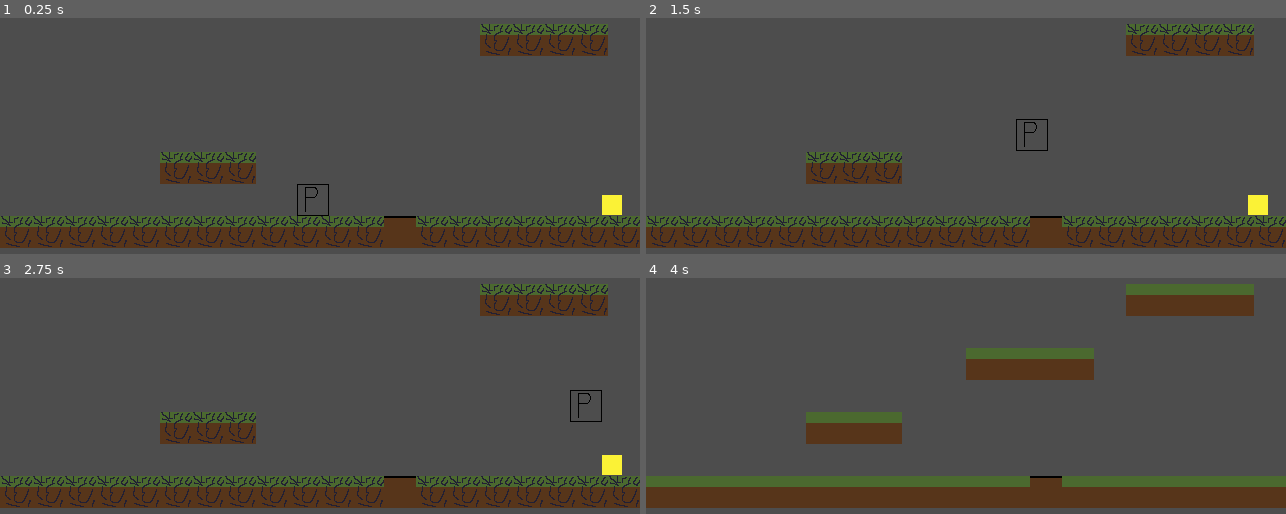
Above: before the commit, frames 1-4 (two rows, left to right).
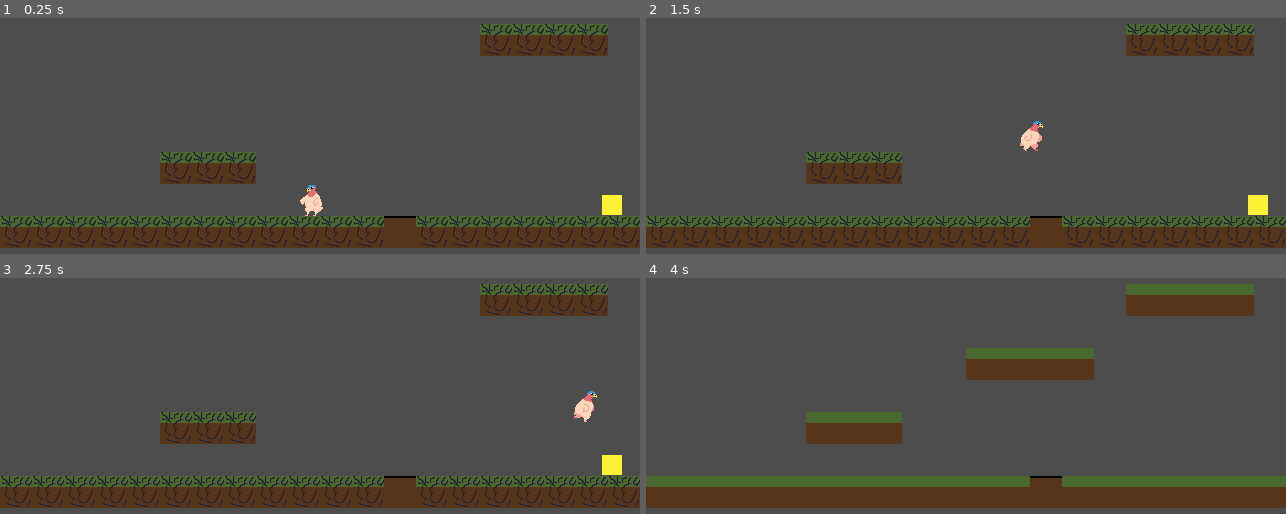
Above: after the commit, the same moments.

Repository: Kingslayer059/devlup-jam-2026
Game: Godot game, scene res://scenes/main/main_scene.tscn
Two runs of this game, one before a commit and one after it. Both use one fixed random seed, a clock stepped at 60 frames per second and the inputs below.
Inputs:
- Up to frame 1 (0.25 s): no input
- Up to frame 2 (1.5 s): tap Enter at 0.5 s; hold A (move) 0.53-1.28 s; hold Right (move_right) from 0.53 s (still down); tap Space (jump) at 0.77, 0.8, 1.07, 1.35 s
- Up to frame 3 (2.75 s): tap Space (jump) at 1.52, 1.82 s; tap A (move) at 1.55 s; release Right (move_right) at 2.03 s; hold S (climb_down) from 2.03 s (still down); hold Space (jump) from 2.03 s (still down); tap E (interact) at 2.1 s
- Up to frame 4 (4 s): release S (climb_down) at 2.78 s; release Space (jump) at 2.78 s; hold Right (move_right) from 2.78 s (still down); tap A (move) at 2.85 s; tap Space (jump) at 3.02, 3.32, 3.5 s; hold Space (jump) from 3.53 s (still down); tap T (time_swap) at 3.6 s

The runs differ from the first frame. In frame 1, 0.4% of the frame differs, in the area x 46-52%, y 70-84%; in frame 2, 0.4%, in the area x 57-63%, y 42-57%; in frame 3, 0.3%; in frame 4, nothing differs.

Commit message:
added running and idle

Diff:
--- a/scenes/player/player.gd
+++ b/scenes/player/player.gd
@@ -8,6 +8,8 @@
 @onready var interact: Area2D = %Interact
 @onready var reach: CollisionShape2D = $Interact/CollisionShape2D
 @onready var climbing: Area2D = %Climbing
+@onready var animation_player: AnimationPlayer = %AnimationPlayer
+@onready var sprite: Sprite2D = %Sprite2D
 
 var is_climbing := false
 var direction: Vector2:
--- a/scenes/player/player.tscn
+++ b/scenes/player/player.tscn
@@ -1,7 +1,7 @@
 [gd_scene format=3 uid="uid://d2pdj71x7vy3t"]
 
 [ext_resource type="Script" uid="uid://7pn6272yn63x" path="res://scenes/player/player.gd" id="1_8afob"]
-[ext_resource type="Texture2D" uid="uid://s3jlp0uegyjb" path="res://scenes/player/player.png" id="2_dovo2"]
+[ext_resource type="Texture2D" uid="uid://lpkuq0mnp2r7" path="res://scenes/player/mc_sheet.png" id="2_0owmy"]
 [ext_resource type="Script" uid="uid://rnfbu341vaqk" path="res://scenes/player/states/player_state_machine.gd" id="3_gmlin"]
 [ext_resource type="Script" uid="uid://c603ieicmtcs" path="res://scenes/player/states/player_move.gd" id="4_75vfm"]
 [ext_resource type="Script" uid="uid://dya28vu3i3l64" path="res://scenes/player/states/player_idle.gd" id="5_0owmy"]
@@ -17,6 +17,115 @@
 [sub_resource type="RectangleShape2D" id="RectangleShape2D_q1c3b"]
 size = Vector2(32, 20)
 
+[sub_resource type="Animation" id="Animation_qek5x"]
+length = 0.001
+tracks/0/type = "value"
+tracks/0/imported = false
+tracks/0/enabled = true
+tracks/0/path = NodePath("Sprite2D:frame")
+tracks/0/interp = 1
+tracks/0/loop_wrap = true
+tracks/0/keys = {
+"times": PackedFloat32Array(0),
+"transitions": PackedFloat32Array(1),
+"update": 1,
+"values": [0]
+}
+
+[sub_resource type="Animation" id="Animation_5gtgg"]
+resource_name = "climb"
+length = 0.56666666
+loop_mode = 1
+tracks/0/type = "value"
+tracks/0/imported = false
+tracks/0/enabled = true
+tracks/0/path = NodePath("Sprite2D:frame")
+tracks/0/interp = 1
+tracks/0/loop_wrap = true
+tracks/0/keys = {
+"times": PackedFloat32Array(0, 0.26666668),
+"transitions": PackedFloat32Array(1, 1),
+"update": 1,
+"values": [18, 19]
+}
+
+[sub_resource type="Animation" id="Animation_h17s1"]
+resource_name = "fall"
+length = 0.16666667
+loop_mode = 1
+tracks/0/type = "value"
+tracks/0/imported = false
+tracks/0/enabled = true
+tracks/0/path = NodePath("Sprite2D:frame")
+tracks/0/interp = 1
+tracks/0/loop_wrap = true
+tracks/0/keys = {
+"times": PackedFloat32Array(0),
+"transitions": PackedFloat32Array(1),
+"update": 1,
+"values": [14]
+}
+
+[sub_resource type="Animation" id="Animation_je7p5"]
+resource_name = "idle"
+length = 0.8666667
+loop_mode = 1
+tracks/0/type = "value"
+tracks/0/imported = false
+tracks/0/enabled = true
+tracks/0/path = NodePath("Sprite2D:frame")
+tracks/0/interp = 1
+tracks/0/loop_wrap = true
+tracks/0/keys = {
+"times": PackedFloat32Array(0, 0.26666668, 0.5, 0.76666665),
+"transitions": PackedFloat32Array(1, 1, 1, 1),
+"update": 1,
+"values": [0, 1, 2, 3]
+}
+
+[sub_resource type="Animation" id="Animation_fm80t"]
+resource_name = "jump"
+length = 0.3
+tracks/0/type = "value"
+tracks/0/imported = false
+tracks/0/enabled = true
+tracks/0/path = NodePath("Sprite2D:frame")
+tracks/0/interp = 1
+tracks/0/loop_wrap = true
+tracks/0/keys = {
+"times": PackedFloat32Array(0, 0.1, 0.2),
+"transitions": PackedFloat32Array(1, 1, 1),
+"update": 1,
+"values": [12, 13, 14]
+}
+
+[sub_resource type="Animation" id="Animation_gx1jg"]
+resource_name = "run"
+length = 0.8
+loop_mode = 1
+tracks/0/type = "value"
+tracks/0/imported = false
+tracks/0/enabled = true
+tracks/0/path = NodePath("Sprite2D:frame")
+tracks/0/interp = 1
+tracks/0/loop_wrap = true
+tracks/0/keys = {
+"times": PackedFloat32Array(0, 0.13333334, 0.26666668, 0.4, 0.53333336, 0.6666667),
+"transitions": PackedFloat32Array(1, 1, 1, 1, 1, 1),
+"update": 1,
+"values": [6, 7, 8, 9, 10, 11]
+}
+
+[sub_resource type="AnimationLibrary" id="AnimationLibrary_ugbui"]
+_data = {
+&"RESET": SubResource("Animation_qek5x"),
+&"climb": SubResource("Animation_5gtgg"),
+&"fall": SubResource("Animation_h17s1"),
+&"idle": SubResource("Animation_je7p5"),
+&"jump": SubResource("Animation_fm80t"),
+&"run": SubResource("Animation_gx1jg")
+}
+
 [node name="Player" type="CharacterBody2D" unique_id=1394662000]
 z_index = 1
 texture_filter = 1
@@ -24,7 +133,10 @@
 script = ExtResource("1_8afob")
 
 [node name="Sprite2D" type="Sprite2D" parent="." unique_id=203436984]
-texture = ExtResource("2_dovo2")
+unique_name_in_owner = true
+texture = ExtResource("2_0owmy")
+hframes = 6
+vframes = 4
 
 [node name="CollisionShape2D" type="CollisionShape2D" parent="." unique_id=1425073731]
 shape = SubResource("RectangleShape2D_gmlin")
@@ -34,9 +146,10 @@
 player = NodePath("..")
 state = NodePath("Idle")
 
-[node name="Idle" type="Node" parent="StateMachine" unique_id=1117918237]
+[node name="Idle" type="Node" parent="StateMachine" unique_id=1117918237 node_paths=PackedStringArray("player")]
 unique_name_in_owner = true
 script = ExtResource("5_0owmy")
+player = NodePath("../..")
 
 [node name="Move" type="Node" parent="StateMachine" unique_id=757130408 node_paths=PackedStringArray("player")]
 unique_name_in_owner = true
@@ -70,3 +183,7 @@
 [node name="CollisionShape2D" type="CollisionShape2D" parent="Climbing" unique_id=334091391]
 position = Vector2(0, -16)
 shape = SubResource("RectangleShape2D_q1c3b")
+
+[node name="AnimationPlayer" type="AnimationPlayer" parent="." unique_id=749404082]
+unique_name_in_owner = true
+libraries/ = SubResource("AnimationLibrary_ugbui")
--- a/scenes/player/states/player_idle.gd
+++ b/scenes/player/states/player_idle.gd
@@ -1,4 +1,10 @@
 extends State
 
+@export var player: Player
+
 func _physics_process(_delta: float) -> void:
-	pass
+	if player.last_direction == Vector2.LEFT:
+		player.sprite.flip_h = false
+	if player.last_direction == Vector2.RIGHT:
+		player.sprite.flip_h = true
+	player.animation_player.play("idle")
--- a/scenes/player/states/player_move.gd
+++ b/scenes/player/states/player_move.gd
@@ -7,7 +7,11 @@
 
 	if Input.is_action_pressed("move_left"):
 		player.direction += Vector2.LEFT
+		player.animation_player.play("run")
+		player.sprite.flip_h = false
 	if Input.is_action_pressed("move_right"):
 		player.direction += Vector2.RIGHT
+		player.animation_player.play("run")
+		player.sprite.flip_h = true
 
 	player.velocity.x = player.direction.x * player.speed
--- a/scenes/player/states/player_state_machine.gd
+++ b/scenes/player/states/player_state_machine.gd
@@ -10,6 +10,7 @@
 func _ready() -> void:
 	change_state(state)
 	Global.player_climb.connect(on_player_climb)
+	Global.change_to_past.connect(stop_climbing)
 
 func _physics_process(_delta: float) -> void:
 	if !player.is_climbing:
@@ -28,3 +29,6 @@
 	player.is_climbing = true
 	player.current_climb_position = climb_position
 	change_state(climb_state)
+
+func stop_climbing() -> void:
+	change_state(move_state)
Binary file added: scenes/player/mc_sheet.png
Not shown, added: scenes/player/mc_sheet.png.import
